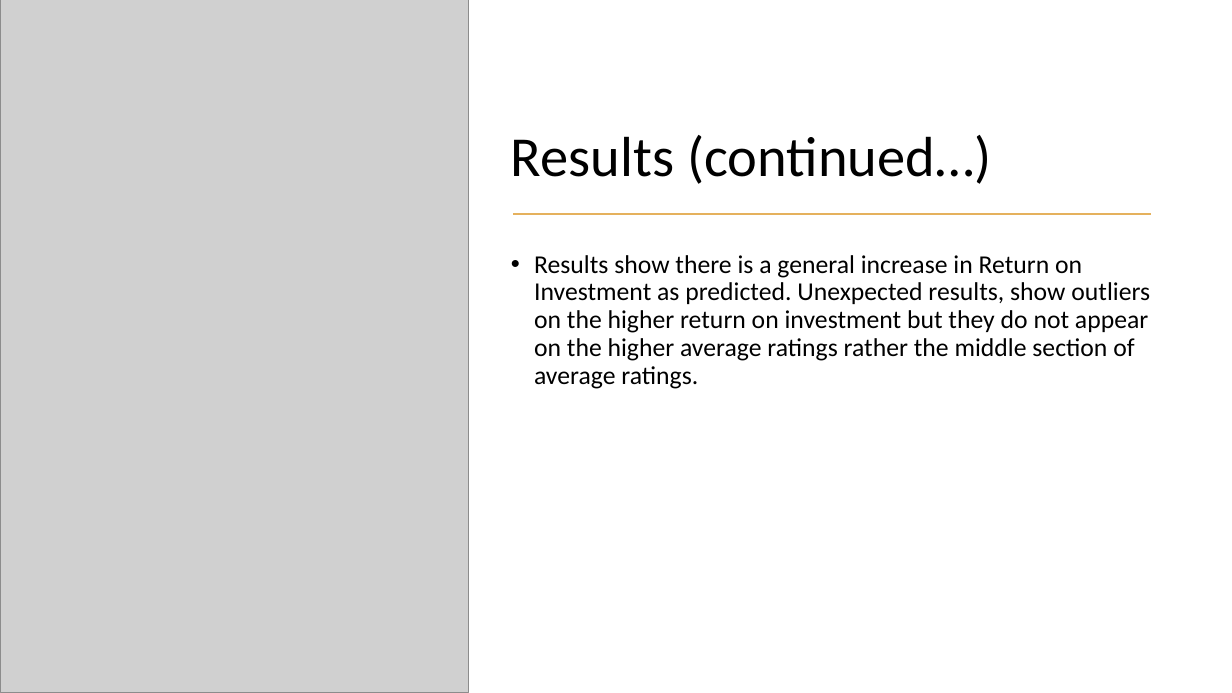
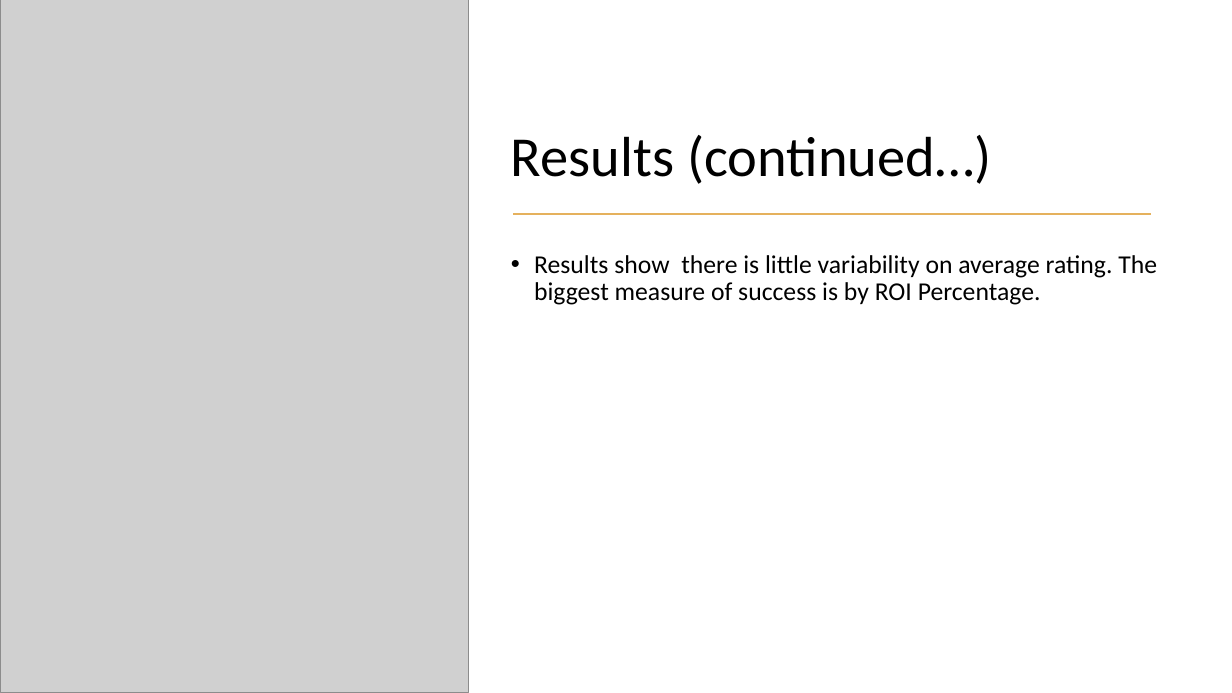
Before and after one commit to carlos-marin1742/dsc-phase-1-project-v2-3, a slide deck: slide 11 of Project 1 Presentation.pptx (slide 8 before the commit). Drawn at 1232x693 pixels with LibreOffice and Linux fonts; fonts in the diff are those of the drawing; grey boxes stand for pictures. Boxes give left, top, right and bottom in pixels: in the first picture for what was removed or moved away, otherwise in the second. Text is boxed around its words. In the diff, an @@ line names an element or a change of style, - is before the commit and + after.

```diff
--- a/Project 1 Presentation.pptx
+++ b/Project 1 Presentation.pptx
@@ text at (534, 255, 1157, 305): text changed @@
-• Results show there is a general increase in Return on Investment as predicted. Unexpected results, show outliers on the higher return on investment but they do not appear on the higher average ratings rather the middle section of average ratings.
+• Results show there is little variability on average rating. The biggest measure of success is by ROI Percentage.
```
Also in this commit, not shown: 6 other slides changed, 6 slides added, 2 slides removed, 1 other file.
